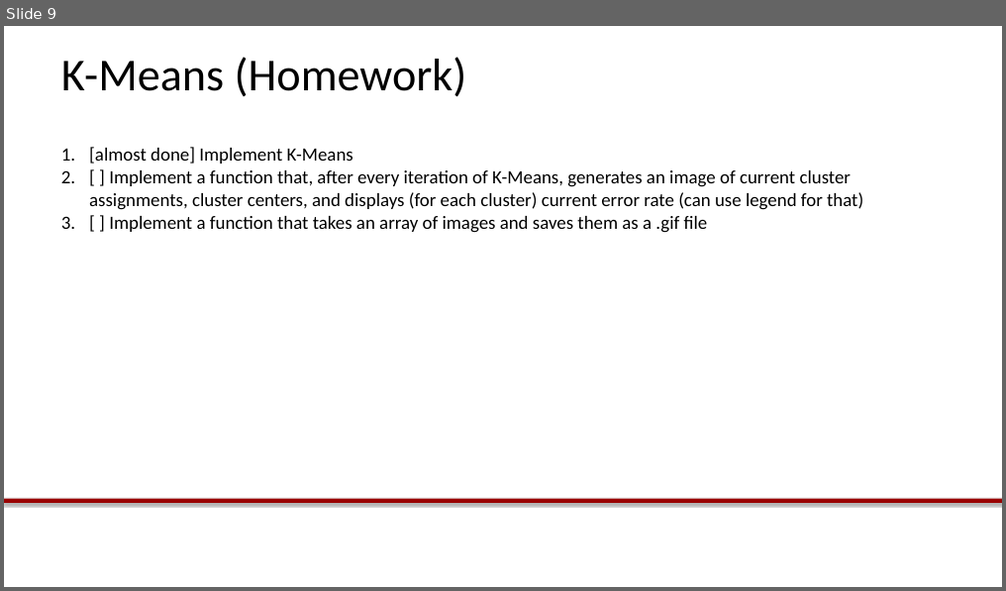
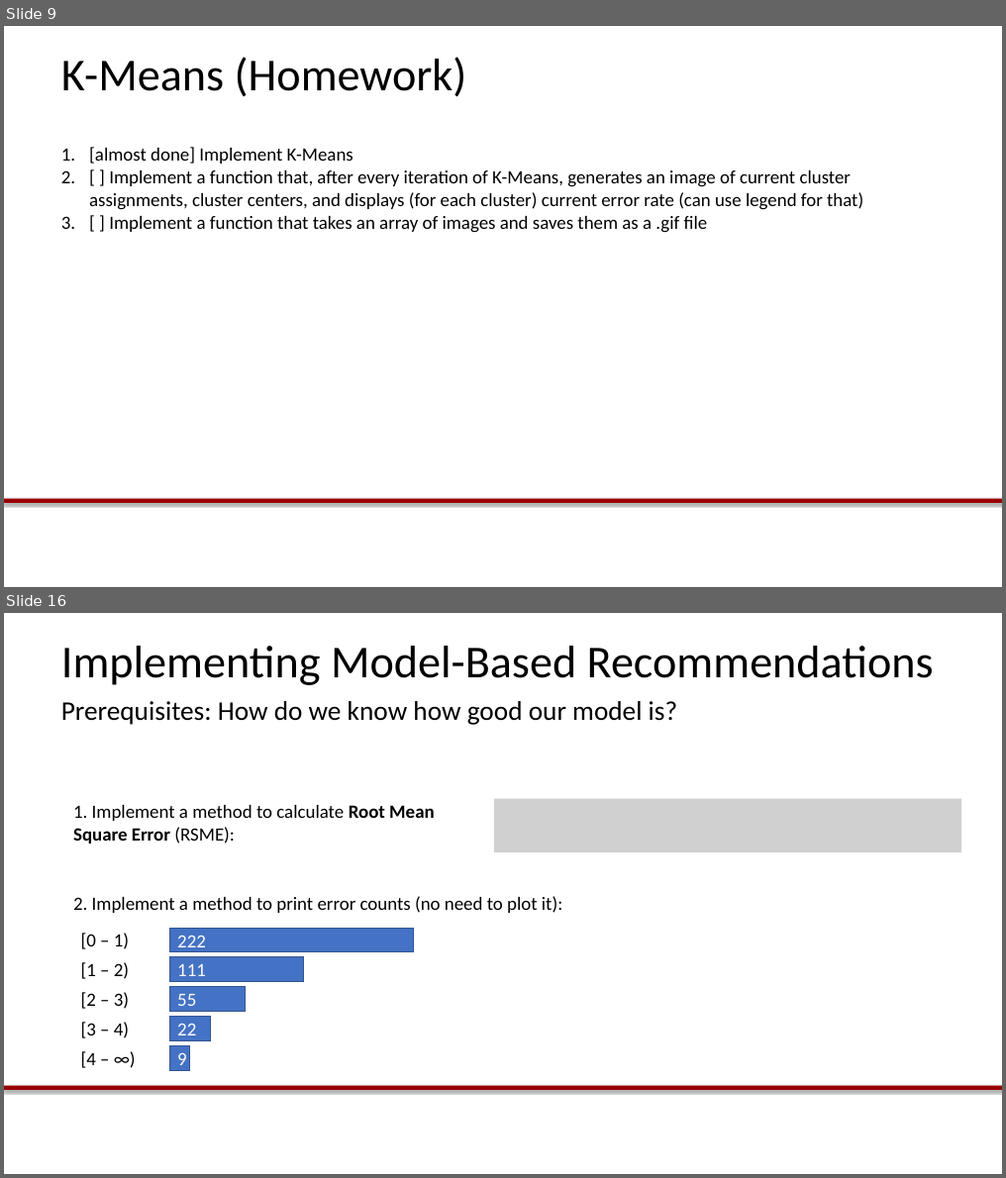
Before and after one commit to dnfeldman/soongsil, a slide deck: Lab1.pptx. Shown one above the other, each under a label of ours: slide 9 before the commit, slides 9 and 16 after it; the slides between them are not shown. The pictures are 1006x591 and 1006x1178 pixels, drawn with LibreOffice and Linux fonts; fonts in the diff are those of the drawing; grey boxes stand for pictures; background and template pictures are left out. Boxes give left, top, right and bottom in pixels: in the first picture for what was removed or moved away, otherwise in the second. Text is boxed around its words. In the diff, an @@ line names an element or a change of style, - is before the commit and + after.

Commit message:
Updated slides

```diff
--- a/Lab1.pptx
+++ b/Lab1.pptx
@@ slide 16 added at [4,613,1002,1174], background #FFFFFF; not listed: 1 template element that a slide beside it also shows @@
@@ title added at [61,646,934,685], 44 pt, text #000000 @@
+Implementing Model-Based Recommendations
@@ text added at [61,701,678,725], 26 pt, text #000000 @@
+Prerequisites: How do we know how good our model is?
@@ text added at [73,805,434,844], 18 pt, text #000000 @@
+1. Implement a method to calculate Root Mean Square Error (RSME):
@@ picture added at [494,799,961,853] @@
@@ text added at [73,896,562,913], 18 pt, text #000000 @@
+2. Implement a method to print error counts (no need to plot it):
@@ text added at [81,933,129,950], 18 pt, text #000000 @@
+[0 – 1)
@@ rectangle added at [170,928,414,953], fill #4472C4, outline #325491 1 pt, 18 pt, text #FFFFFF @@
+222
@@ text added at [81,962,129,979], 18 pt, text #000000 @@
+[1 – 2)
@@ rectangle added at [170,958,303,982], fill #4472C4, outline #325491 1 pt, 18 pt, text #FFFFFF @@
+111
@@ text added at [81,992,129,1009], 18 pt, text #000000 @@
+[2 – 3)
@@ rectangle added at [170,986,245,1011], fill #4472C4, outline #325491 1 pt, 18 pt, text #FFFFFF @@
+55
@@ text added at [81,1022,129,1039], 18 pt, text #000000 @@
+[3 – 4)
@@ rectangle added at [170,1017,211,1042], fill #4472C4, outline #325491 1 pt, 18 pt, text #FFFFFF @@
+22
@@ text added at [81,1052,96,1068], 18 pt, text #000000 @@
+[4 – ∞)
@@ rectangle added at [170,1047,190,1071], fill #4472C4, outline #325491 1 pt, 18 pt, text #FFFFFF @@
+9
```
Also in this commit, not shown: 6 other slides added.
